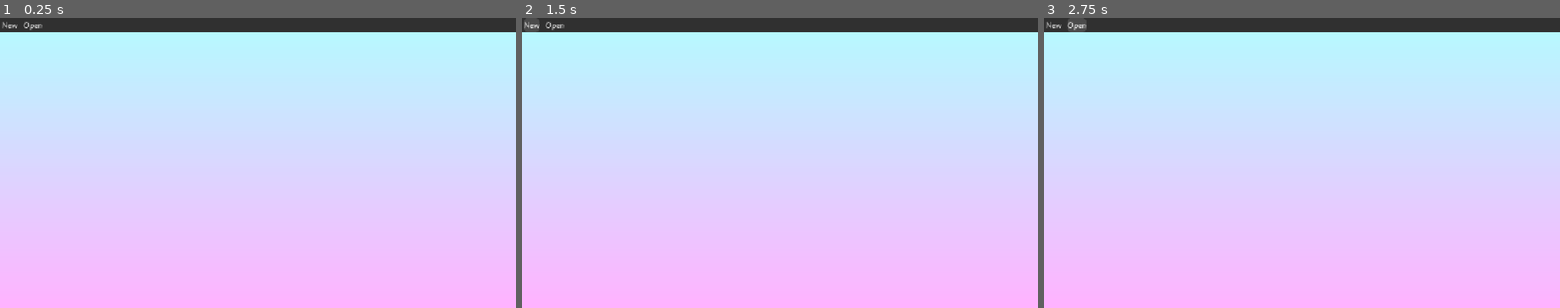
Above: before the commit, frames 1-3 (left to right).
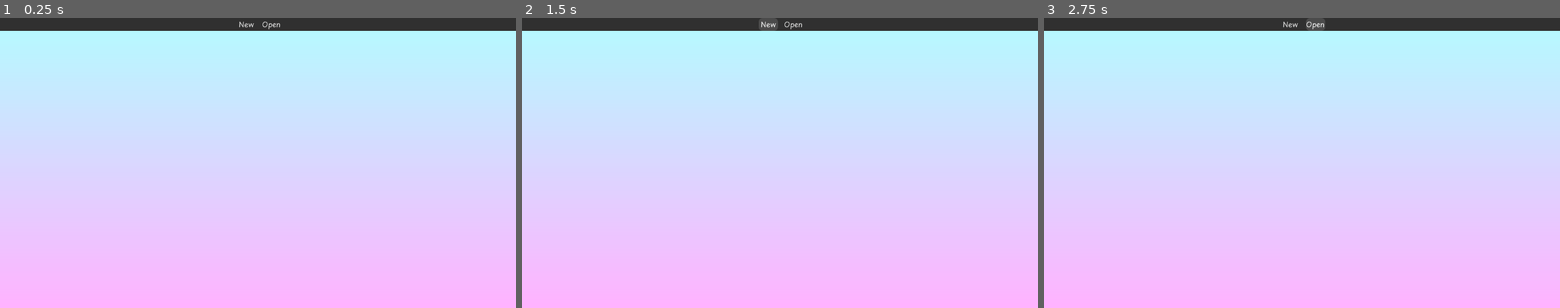
Above: after the commit, the same moments.

Repository: GreggZumbari/EasyEmbroidery
Game: Godot game, scene res://src/scenes/Main.tscn
Same seed, same stepped clock (60 frames per second), same inputs: the game is played once before the commit and once after it.
Inputs:
- Up to frame 1 (0.25 s): no input
- Up to frame 2 (1.5 s): click "New" at 0.5 s; click "New" at 1.25 s
- Up to frame 3 (2.75 s): click "Open" at 2 s

The runs differ from the first frame. In frame 1, 0.6% of the frame differs, in the area x 0-100%, y 1-5%; in frame 2, 0.8%; in frame 3, 0.8%, in the area x 0-100%, y 0-5%.
Error after the commit: Invalid access to property or key 'new_button' on a base object of type 'SceneTree'. (res://src/scenes/TitleBar.gd:8)

Commit message:
Preparing to add "New" functionality

Diff:
--- a/project.godot
+++ b/project.godot
@@ -20,7 +20,7 @@
 window/size/viewport_width=1280
 window/size/viewport_height=720
 window/size/extend_to_title=true
-window/stretch/mode="canvas_items"
+window/stretch/mode="viewport"
 window/stretch/aspect="expand"
 
 [physics]
--- a/src/scenes/TitleBar.gd
+++ b/src/scenes/TitleBar.gd
@@ -1,10 +1,23 @@
 extends Node
+
+@onready var new_button : Button = $PanelContainer/MarginContainer/HBoxContainer/NewButton
+@onready var open_button : Button = $PanelContainer/MarginContainer/HBoxContainer/OpenButton
 
 # Called when the node enters the scene tree for the first time.
 func _ready() -> void:
-	#get_tree().get_root().size_changed.connect(_on_size_changed)=
+	get_tree().new_button.pressed.connect(_new_button_pressed)
+	get_tree().open_button.pressed.connect(_open_button_pressed)
 	pass # Replace with function body.
 
 # Called every frame. 'delta' is the elapsed time since the previous frame.
 func _process(delta: float) -> void:
 	pass
+
+# New button pressed
+func _new_button_pressed() -> void:
+	#get_tree().change_scene_to_file()
+	pass
+
+# Open button pressed
+func _open_button_pressed() -> void:
+	pass
--- a/src/scenes/TitleBar.tscn
+++ b/src/scenes/TitleBar.tscn
@@ -8,22 +8,21 @@
 [sub_resource type="StyleBoxEmpty" id="StyleBoxEmpty_hac1t"]
 
 [node name="TitleBar" type="Panel" unique_id=2011153432]
-custom_minimum_size = Vector2(0, 35)
+custom_minimum_size = Vector2(0, 32)
 anchors_preset = -1
 anchor_right = 1.0
 anchor_bottom = 0.049000002
-offset_bottom = -0.2800026
+offset_bottom = -3.2800026
 size_flags_horizontal = 0
 theme = ExtResource("1_4mkor")
 script = ExtResource("2_6hugk")
 
 [node name="PanelContainer" type="PanelContainer" parent="." unique_id=18827990]
-custom_minimum_size = Vector2(0, 35)
 layout_mode = 1
 anchors_preset = -1
 anchor_right = 1.0
 anchor_bottom = 0.055555556
-offset_bottom = 33.055557
+offset_bottom = 30.222221
 size_flags_horizontal = 3
 size_flags_vertical = 4
 theme_override_styles/panel = SubResource("StyleBoxEmpty_hac1t")
@@ -37,15 +36,16 @@
 [node name="HBoxContainer" type="HBoxContainer" parent="PanelContainer/MarginContainer" unique_id=915186474]
 layout_mode = 2
 theme = ExtResource("1_08wis")
+alignment = 1
 
 [node name="NewButton" type="Button" parent="PanelContainer/MarginContainer/HBoxContainer" unique_id=1551020272]
-custom_minimum_size = Vector2(38, 35)
+custom_minimum_size = Vector2(48, 0)
 layout_mode = 2
 theme = ExtResource("2_4mkor")
 text = "New"
 
 [node name="OpenButton" type="Button" parent="PanelContainer/MarginContainer/HBoxContainer" unique_id=1930770595]
-custom_minimum_size = Vector2(38, 35)
+custom_minimum_size = Vector2(48, 0)
 layout_mode = 2
 theme = ExtResource("2_4mkor")
 text = "Open"
